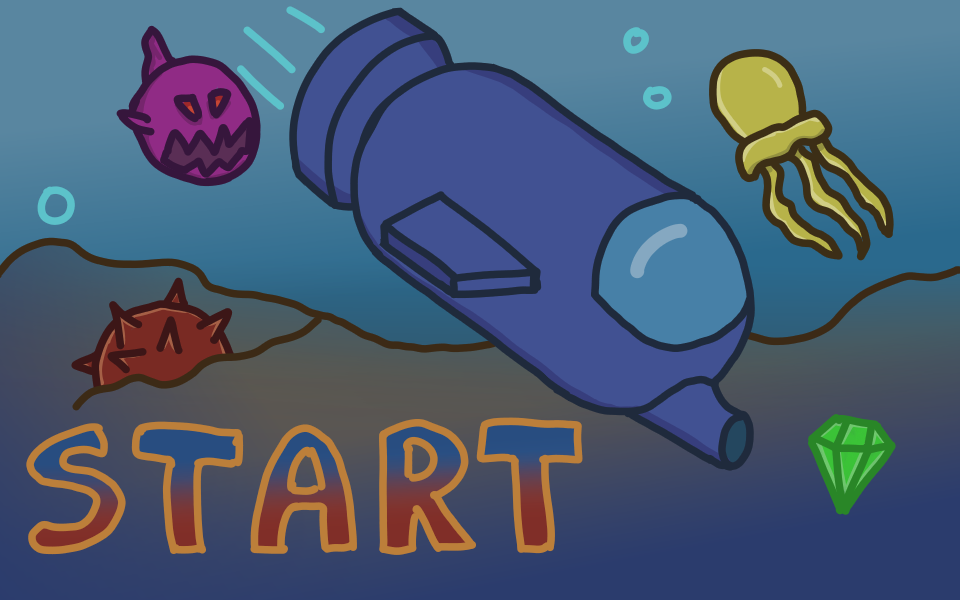
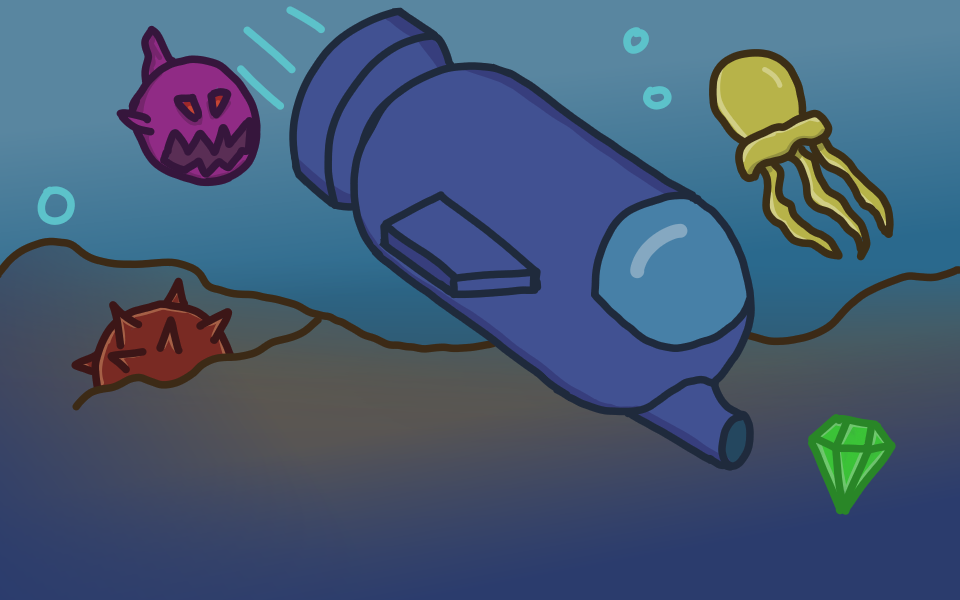
Layers edited between the first and the second 960 x 600 image:
painted on "Обычный слой 7" over [256, 417, 583, 512]
painted on "Обычный слой 18" over [256, 417, 583, 512]
painted on "Обычный слой 8" over [35, 417, 582, 448]
hid "Обычный слой 6", painted on it over [26, 417, 583, 555]
hid "Обычный слой 13", painted on it over [26, 417, 583, 555]
painted on "Обычный слой 14" over [26, 417, 583, 555]
painted on "Фон" over [26, 417, 583, 555]
